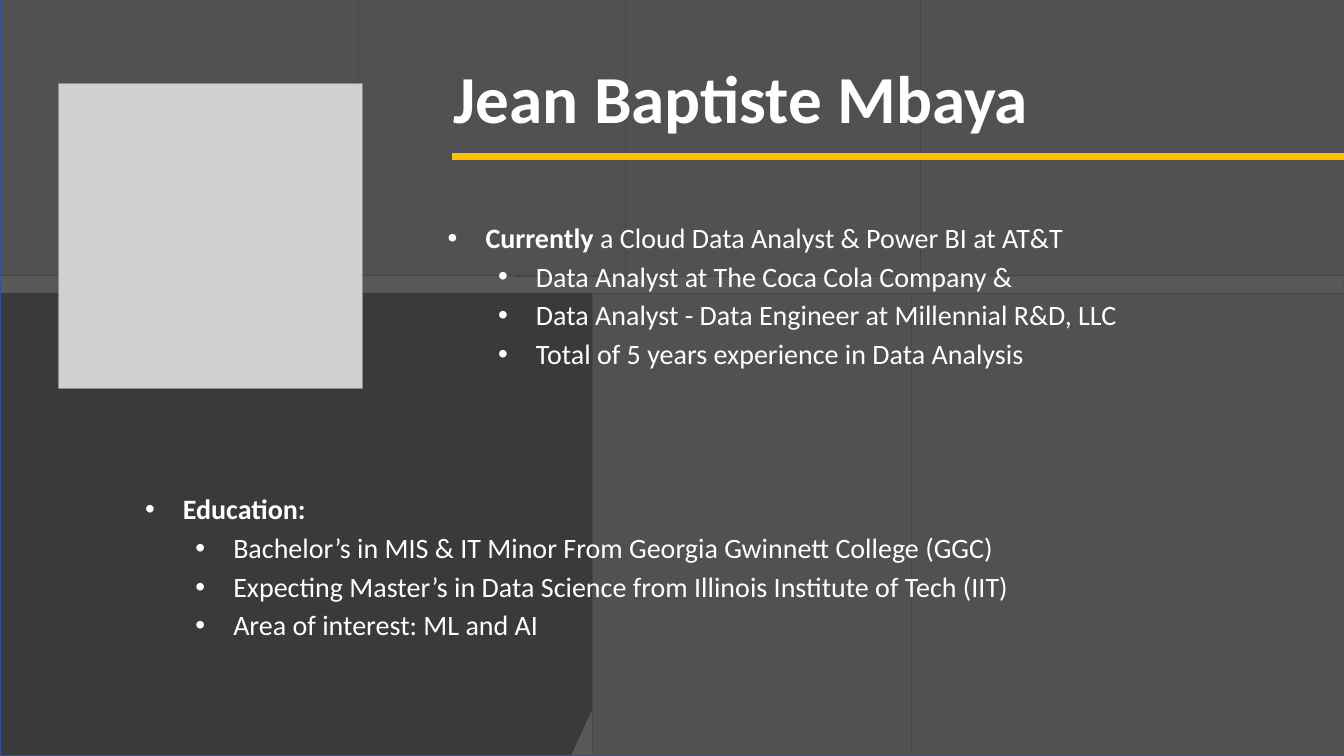
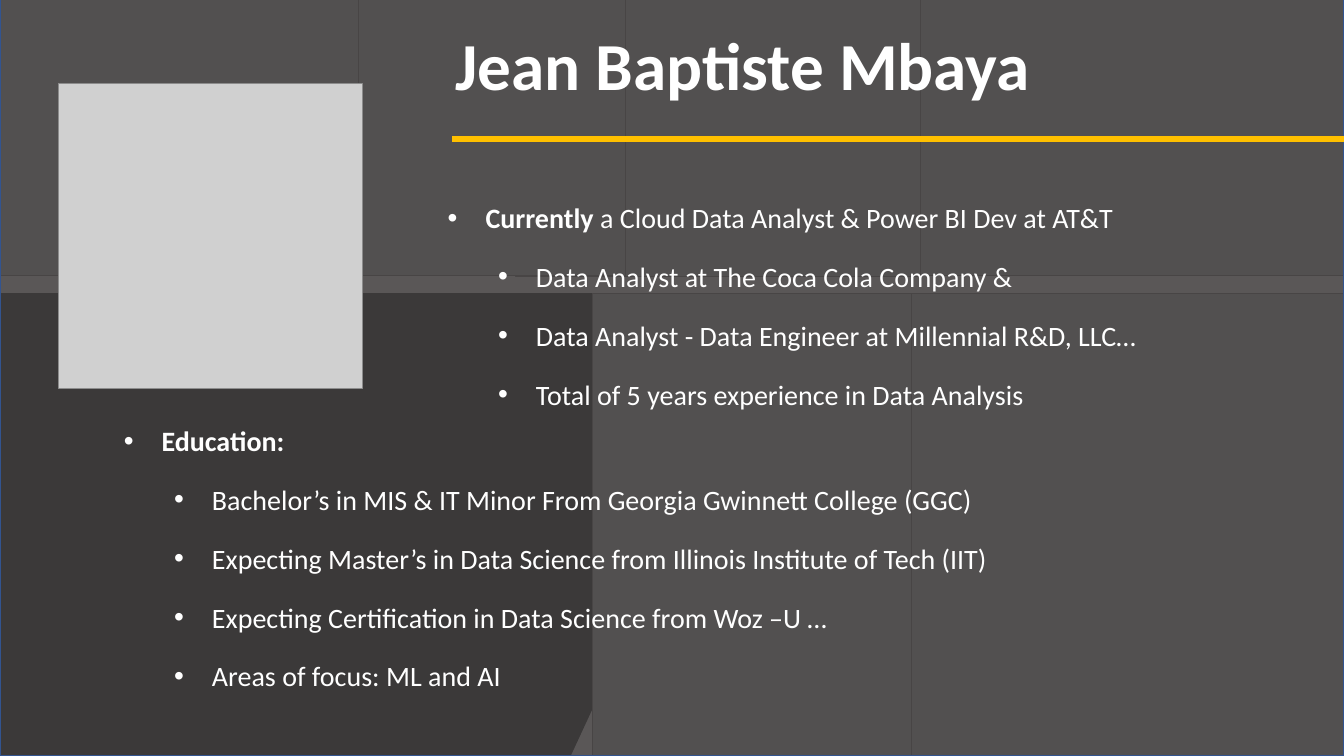
Before and after one commit to MrAshTag/Drone_Faults_Anomaly_Detection, a slide deck: slide 2 of Drone_Faults_and_Anomaly_detection.pptx. Drawn at 1344x756 pixels with LibreOffice and Linux fonts; fonts in the diff are those of the drawing; grey boxes stand for pictures. Boxes give left, top, right and bottom in pixels: in the first picture for what was removed or moved away, otherwise in the second. Text is boxed around its words. In the diff, an @@ line names an element or a change of style, - is before the commit and + after.

```diff
--- a/Drone_Faults_and_Anomaly_detection.pptx
+++ b/Drone_Faults_and_Anomaly_detection.pptx
@@ title "Jean Baptiste Mbaya": place and size @@
-title "Jean Baptiste Mbaya" at <box>454,76,1028,134</box>
+title "Jean Baptiste Mbaya" at <box>456,43,1030,101</box>
@@ line moved from (453, 156) - (1344, 156) to (453, 139) - (1344, 139) @@
@@ text at <box>486,208,1112,233</box>: text changed @@
-• Currently a Cloud Data Analyst & Power BI at AT&T
+• Currently a Cloud Data Analyst & Power BI Dev at AT&T
@@ text at <box>536,267,1024,410</box>: line spacing 0.9 to 1.5 @@
@@ text at <box>536,326,1136,351</box>: text changed @@
-  • Data Analyst - Data Engineer at Millennial R&D, LLC
+  • Data Analyst - Data Engineer at Millennial R&D, LLC…
@@ text "Education:": place and size @@
-text "Education:" at <box>183,499,1008,635</box>
+text "Education:" at <box>162,431,987,686</box>
@@ text at <box>162,431,987,574</box>: line spacing 0.9 to 1.5 @@
@@ text at <box>212,608,801,686</box>: text changed @@
-  • Area of interest: ML and AI
+  • Expecting Certification in Data Science from Woz –U …
+  • Areas of focus: ML and AI
```
Also in this commit, not shown: 7 other slides changed.
